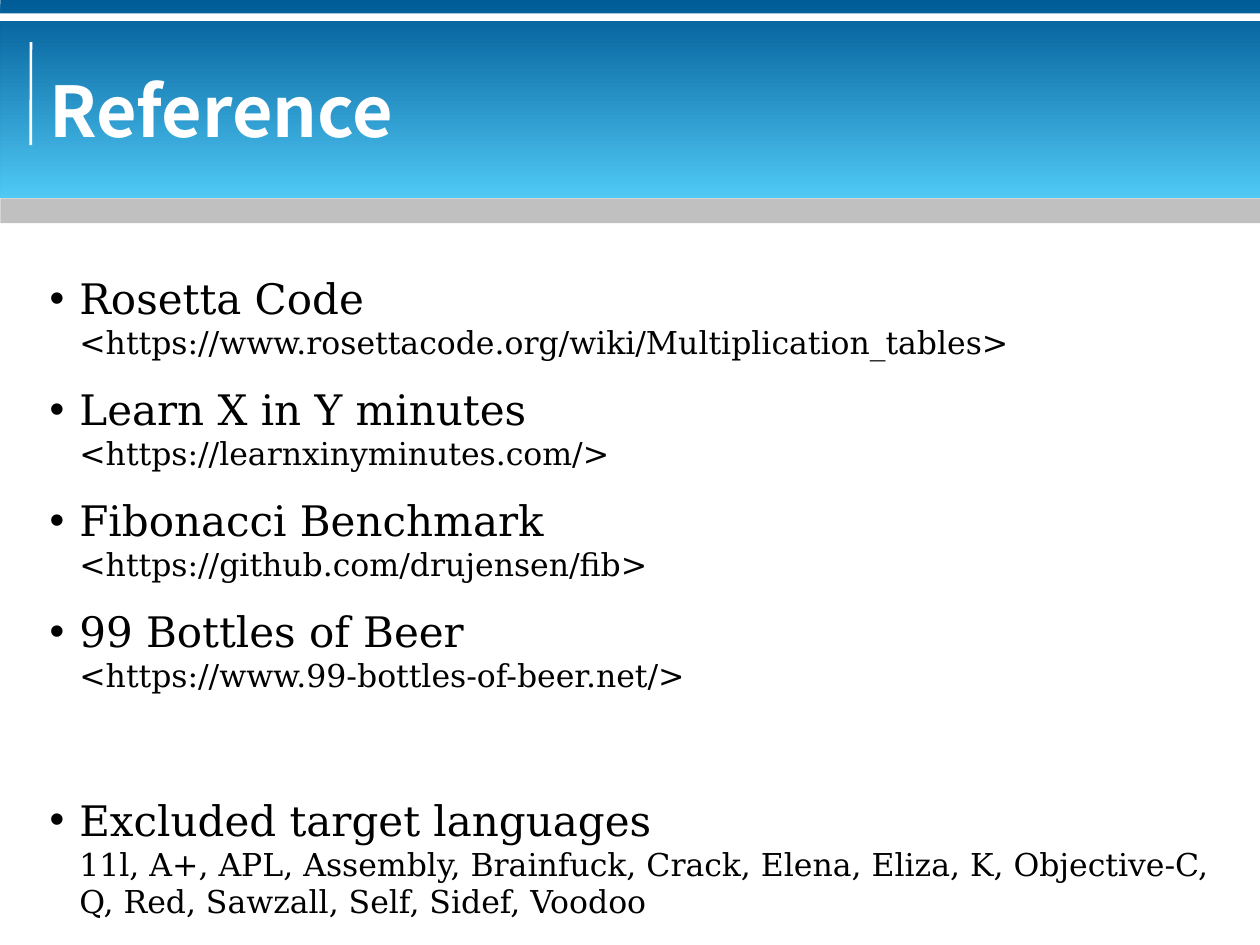
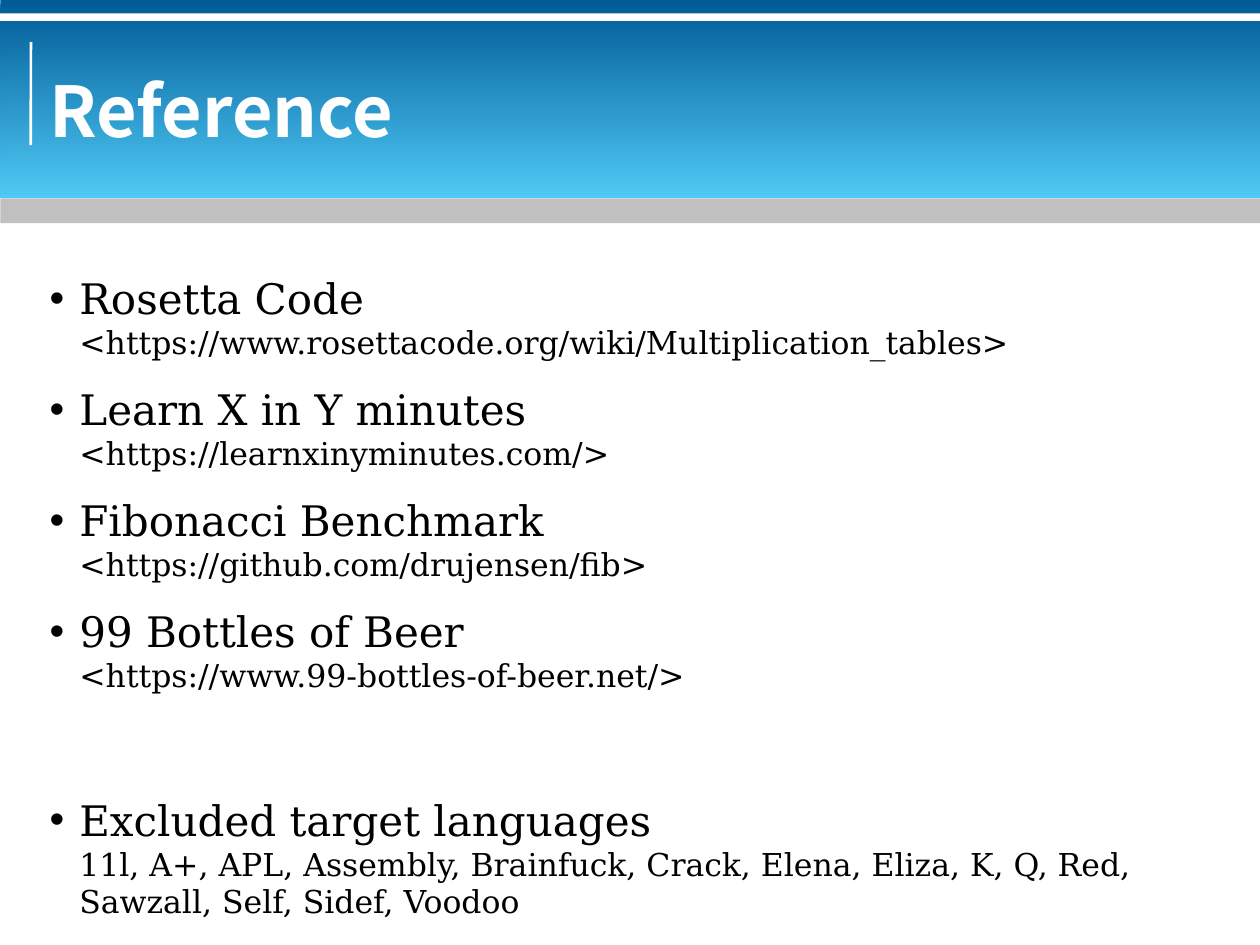
Before and after one commit to bluebat/.presentations, a slide deck: slide 89 of multiplication-table.odp (slide 87 before the commit). Drawn at 1260x945 pixels with LibreOffice and Linux fonts; fonts in the diff are those of the drawing; background and template pictures are left out. Boxes give left, top, right and bottom in pixels: in the first picture for what was removed or moved away, otherwise in the second. Text is boxed around its words. In the diff, an @@ line names an element or a change of style, - is before the commit and + after.

```diff
--- a/multiplication-table.odp
+++ b/multiplication-table.odp
@@ text at <box>79,852,1130,917</box>: text changed @@
-11l, A+, APL, Assembly, Brainfuck, Crack, Elena, Eliza, K, Objective-C, Q, Red, Sawzall, Self, Sidef, Voodoo
+11l, A+, APL, Assembly, Brainfuck, Crack, Elena, Eliza, K, Q, Red, Sawzall, Self, Sidef, Voodoo
```
Also in this commit, not shown: 9 other slides changed, 2 slides added.
